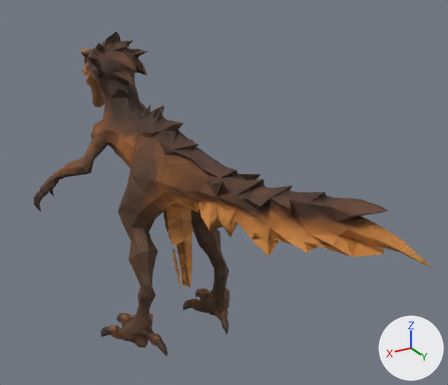
The Blender file creatures/dune_raptor/output/DuneRaptor.blend, before and after one commit.
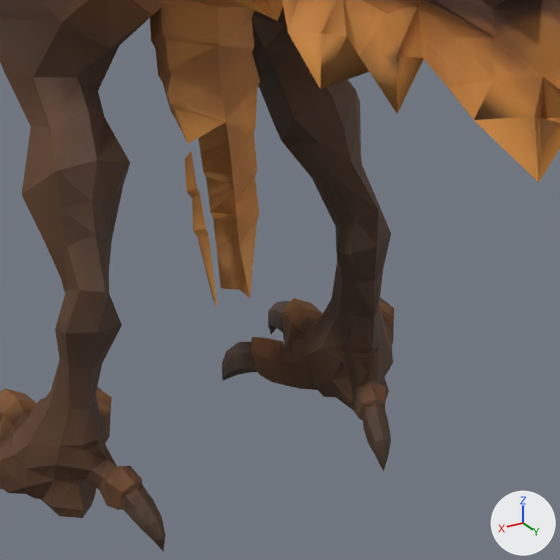
Each version is shown whole from a camera (50 mm lens) standing at (0.463, 0.859, 0.477) and looking at (-0.049, 0.005, 0.05), then close up on the part from 27% to 61% of the width and 54% to 93% of the height. Lighting does not change. The marker at lower right points along +X, +Y and +Z. The last two pictures show the newer version.

Objects in the first close-up: 'DuneRaptor_Mesh'.
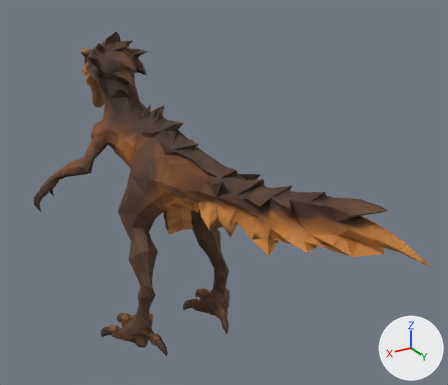
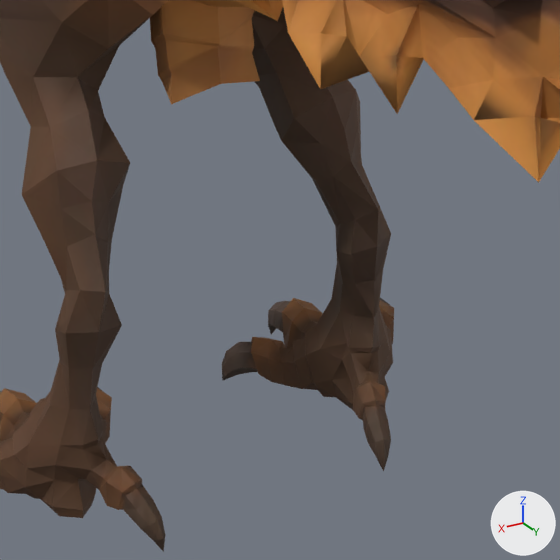
Where the change shows, as pixel boxes [x1, y1, x2, y2] in the close-ups (560 x 560 px):
part 1 of me_tripo_mesh_792084f5_fdd3_4060_bf8c_6d61aa8aa40f, deleted (brown)
    before: [198, 136, 259, 298]
part 2 of me_tripo_mesh_792084f5_fdd3_4060_bf8c_6d61aa8aa40f, deleted (brown)
    before: [185, 161, 218, 309]
part 3 of me_tripo_mesh_792084f5_fdd3_4060_bf8c_6d61aa8aa40f, deleted
    before: [185, 152, 197, 186]
part 4 of me_tripo_mesh_792084f5_fdd3_4060_bf8c_6d61aa8aa40f, deleted (brown)
    before: [163, 81, 260, 201]

The change, as a diff of the scene's bpy script:
```diff
--- a/creatures/dune_raptor/output/DuneRaptor.blend.py
+++ b/creatures/dune_raptor/output/DuneRaptor.blend.py
@@ me_tripo_mesh_792084f5_fdd3_4060_bf8c_6d61aa8aa40f @@
 # used by ob_duneraptor_mesh; location = (0.0, 0.0, 0.0)
-me_tripo_mesh_792084f5_fdd3_4060_bf8c_6d61aa8aa40f.from_pydata(...)  # 3420 vertices, 4249 faces; spans x -0.202..0.202, y -0.5..0.5, z -0.285..0.285
+me_tripo_mesh_792084f5_fdd3_4060_bf8c_6d61aa8aa40f.from_pydata(...)  # 3367 vertices, 4184 faces; spans x -0.202..0.202, y -0.5..0.5, z -0.285..0.285
+# me_tripo_mesh_792084f5_fdd3_4060_bf8c_6d61aa8aa40f part 1: the loose piece of 19 vertices spanning x -0.017..0.0, y -0.089..-0.046, z -0.163..-0.08 is deleted
+# me_tripo_mesh_792084f5_fdd3_4060_bf8c_6d61aa8aa40f part 2: the loose piece of 11 vertices spanning x 0.008..0.017, y -0.075..-0.052, z -0.163..-0.083 is deleted
+# me_tripo_mesh_792084f5_fdd3_4060_bf8c_6d61aa8aa40f part 3: the loose piece of 3 vertices spanning x 0.015..0.018, y -0.075..-0.057, z -0.09..-0.071 is deleted
+# me_tripo_mesh_792084f5_fdd3_4060_bf8c_6d61aa8aa40f part 4
+# 20 vertices are removed from x -0.023..0.023, y -0.097..-0.049, z -0.099..-0.05
+# 31 faces are deleted
 me_tripo_mesh_792084f5_fdd3_4060_bf8c_6d61aa8aa40f.materials.append(mat_tripo_material_792084f5_fdd3_4060_bf8c_6d61aa8aa40f)
```
